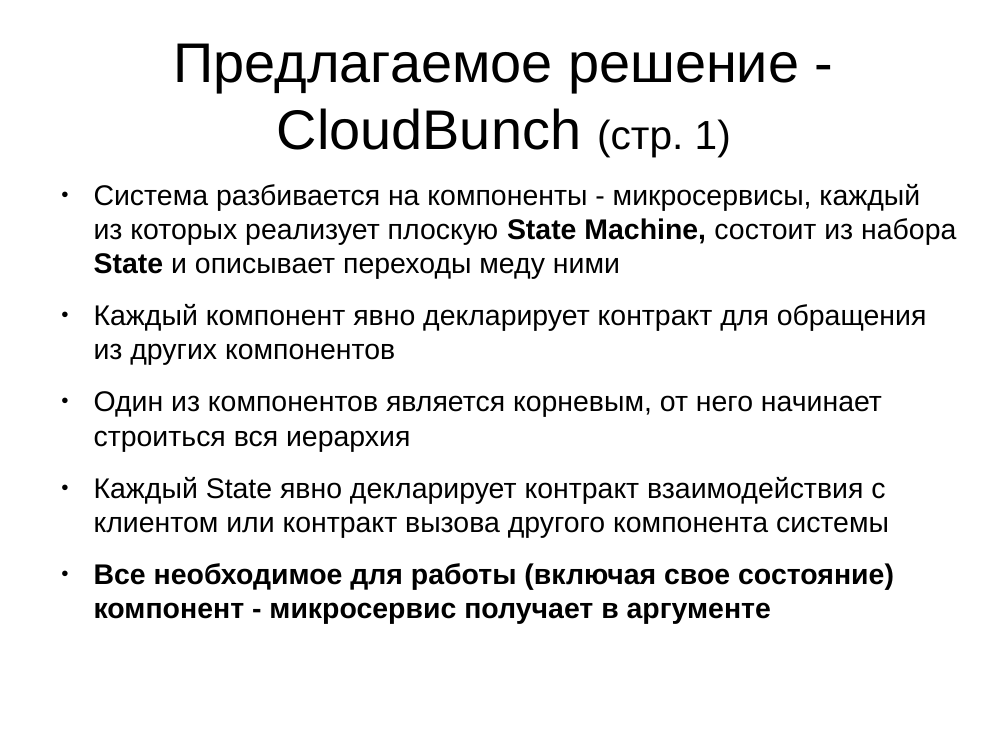
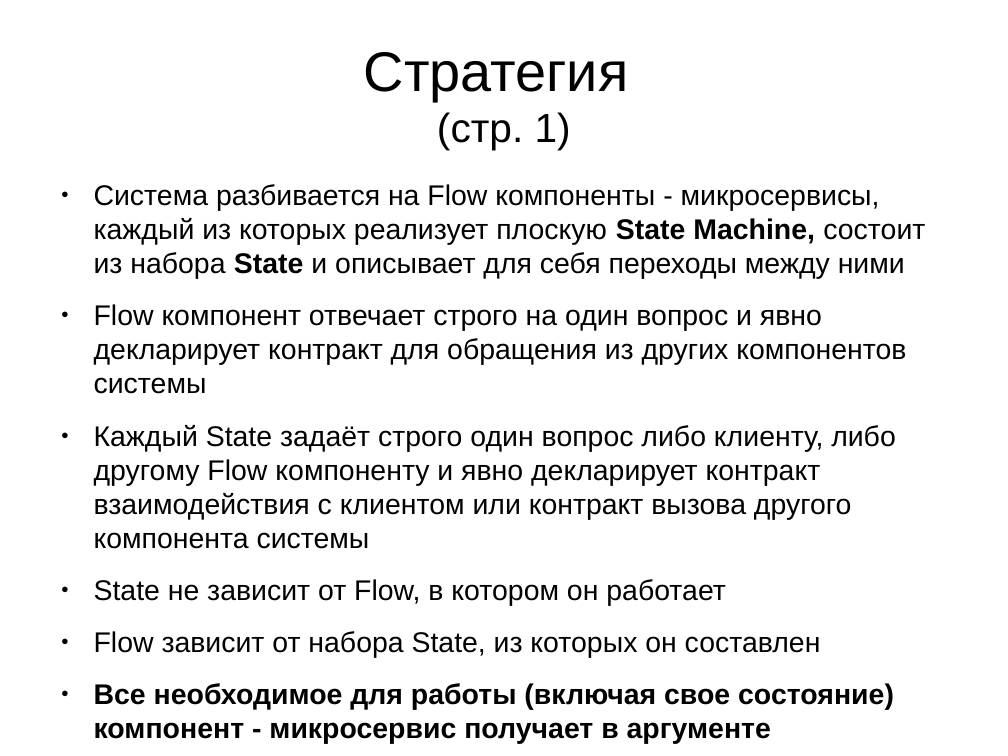
Before and after one commit to krieven/Stacker, a slide deck: slide 8 of conception/presentation1.odp (slide 7 before the commit). Drawn at 1008x756 pixels with LibreOffice and Linux fonts; fonts in the diff are those of the drawing. Boxes give left, top, right and bottom in pixels: in the first picture for what was removed or moved away, otherwise in the second. Text is boxed around its words. In the diff, an @@ line names an element or a change of style, - is before the commit and + after.

```diff
--- a/conception/presentation1.odp
+++ b/conception/presentation1.odp
@@ title at (364, 52, 629, 150): text changed @@
-Предлагаемое решение -
-CloudBunch (стр. 1)
+Стратегия
+(стр. 1)
@@ text at (94, 184, 925, 658): text changed @@
-● Система разбивается на компоненты - микросервисы, каждый из которых реализует плоскую State Machine, состоит из набора State и описывает переходы меду ними
-● Каждый компонент явно декларирует контракт для обращения из других компонентов
-● Один из компонентов является корневым, от него начинает строиться вся иерархия
-● Каждый State явно декларирует контракт взаимодействия с клиентом или контракт вызова другого компонента системы
+● Система разбивается на Flow компоненты - микросервисы, каждый из которых реализует плоскую State Machine, состоит из набора State и описывает для себя переходы между ними
+● Flow компонент отвечает строго на один вопрос и явно декларирует контракт для обращения из других компонентов системы
+● Каждый State задаёт строго один вопрос либо клиенту, либо другому Flow компоненту и явно декларирует контракт взаимодействия с клиентом или контракт вызова другого компонента системы
+● State не зависит от Flow, в котором он работает
+● Flow зависит от набора State, из которых он составлен
```
Also in this commit, not shown: 9 other slides changed, 3 slides added, 20 other files.
